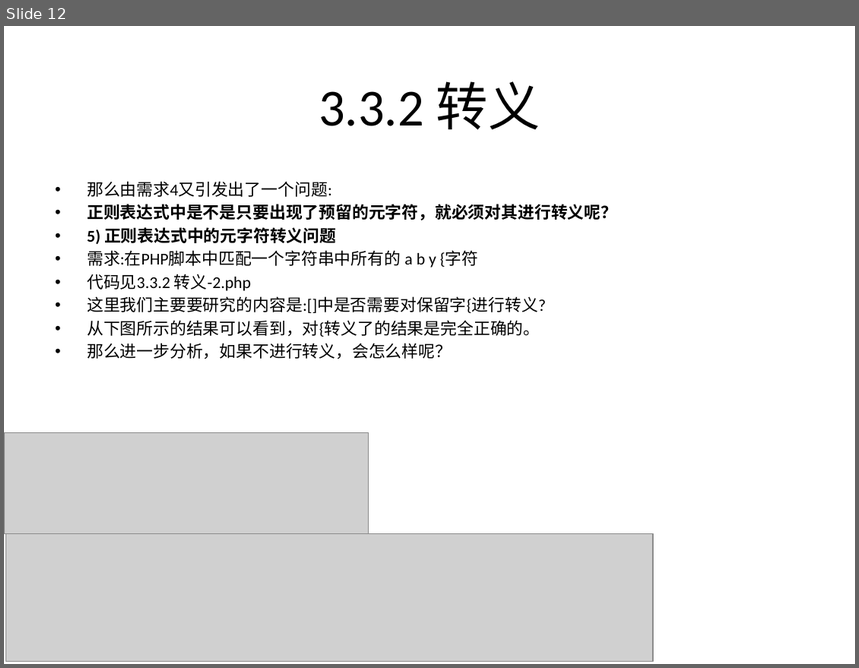
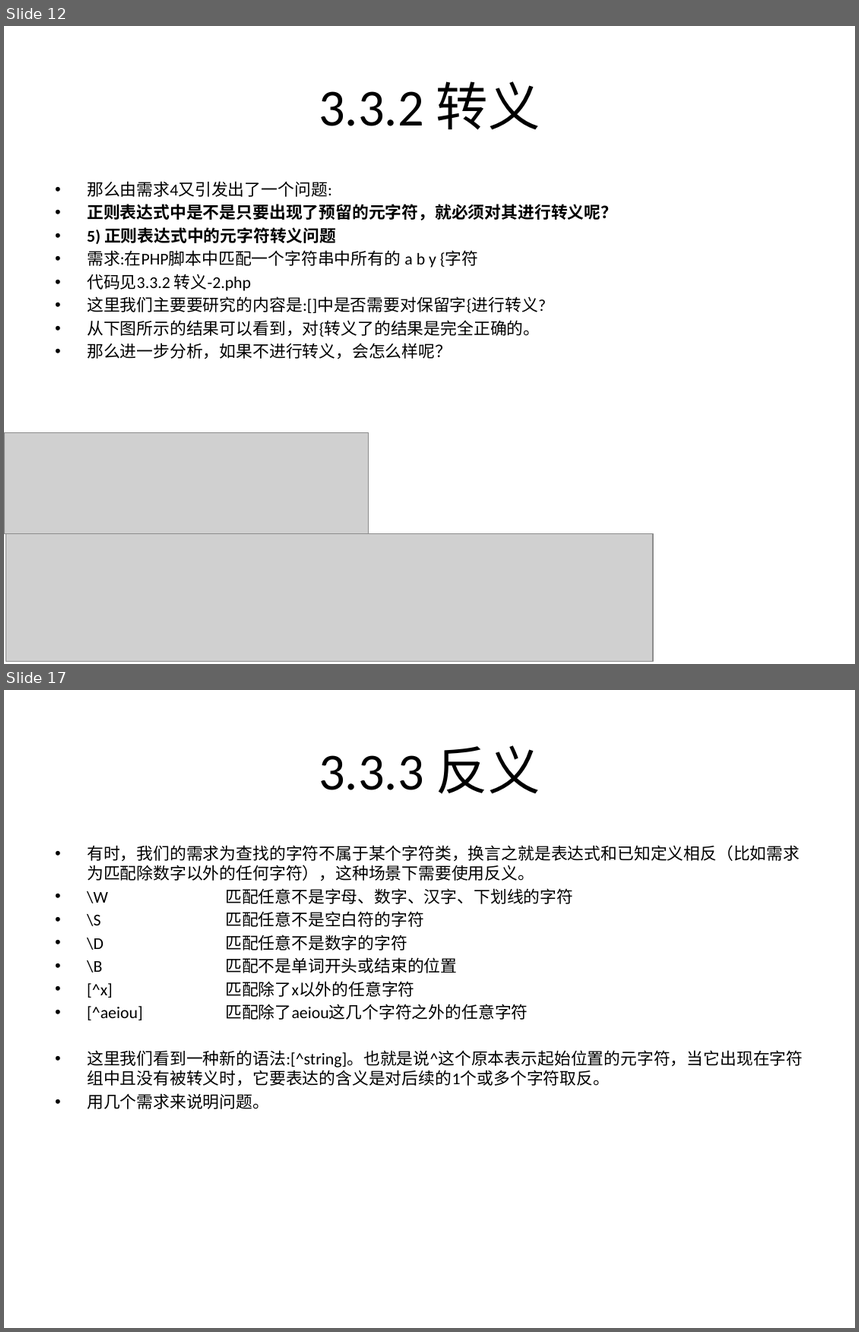
Before and after one commit to rayallen20/regularExpressions, a slide deck: 《PHP核心技术与最佳实践》第3章--正则表达式基础与应用/3.3 正则表达式匹配规则.pptx. Shown one above the other, each under a label of ours: slide 12 before the commit, slides 12 and 17 after it; the slides between them are not shown. The pictures are 859x668 and 859x1332 pixels, drawn with LibreOffice and Linux fonts; fonts in the diff are those of the drawing; grey boxes stand for pictures. Boxes give left, top, right and bottom in pixels: in the first picture for what was removed or moved away, otherwise in the second. Text is boxed around its words. In the diff, an @@ line names an element or a change of style, - is before the commit and + after.

Commit message:
3.3.2 转义完成 3.3.3反义完成

```diff
--- a/《PHP核心技术与最佳实践》第3章--正则表达式基础与应用/3.3 正则表达式匹配规则.pptx
+++ b/《PHP核心技术与最佳实践》第3章--正则表达式基础与应用/3.3 正则表达式匹配规则.pptx
@@ slide 17 added at bbox=[4, 690, 855, 1328], background #FFFFFF @@
@@ title added at bbox=[319, 745, 541, 794], 44 pt, text #000000 @@
+3.3.3 反义
@@ text added at bbox=[87, 845, 803, 1110], 14 pt, text #000000 @@
+• 有时，我们的需求为查找的字符不属于某个字符类，换言之就是表达式和已知定义相反（比如需求为匹配除数字以外的任何字符），这种场景下需要使用反义。
+• \W 匹配任意不是字母、数字、汉字、下划线的字符
+• \S 匹配任意不是空白符的字符
+• \D 匹配任意不是数字的字符
+• \B 匹配不是单词开头或结束的位置
+• [^x] 匹配除了x以外的任意字符
+• [^aeiou] 匹配除了aeiou这几个字符之外的任意字符
+• 这里我们看到一种新的语法:[^string]。也就是说^这个原本表示起始位置的元字符，当它出现在字符组中且没有被转义时，它要表达的含义是对后续的1个或多个字符取反。
+• 用几个需求来说明问题。
```
Also in this commit, not shown: 3 slides changed, 6 other slides added, 3 other files.
